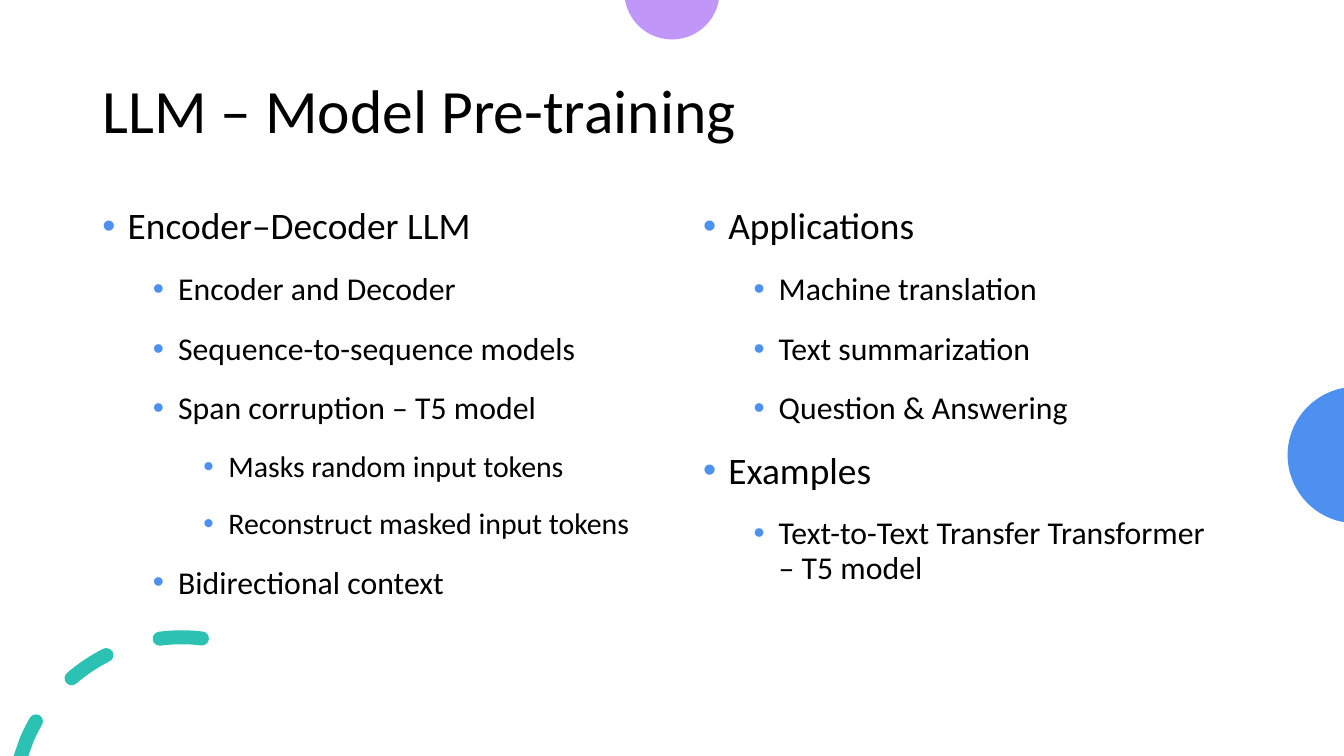
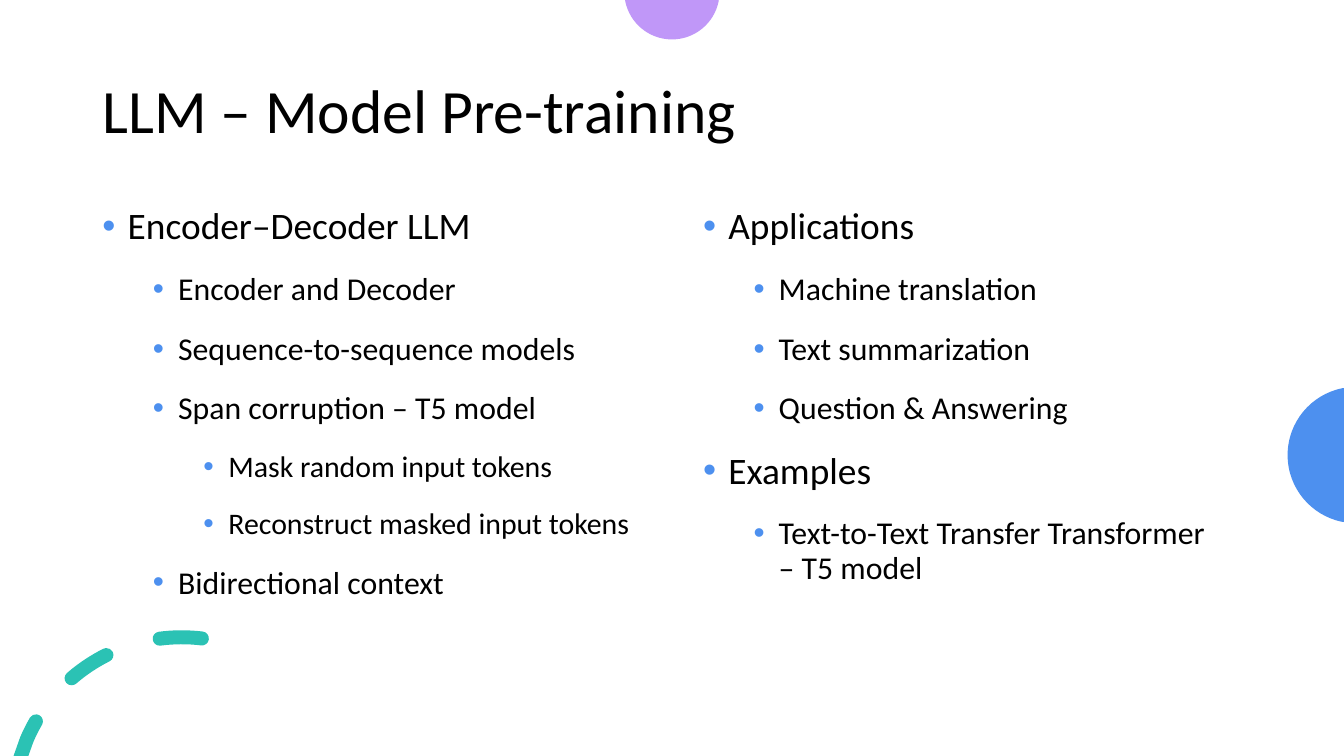
Before and after one commit to look4pritam/LargeLanguageModels, a slide deck: slide 57 of Presentations/IUAC-2024/Introduction_to_Large_Language_Models-From_Foundation_to_Real_World_Applications.pptx. Drawn at 1344x756 pixels with LibreOffice and Linux fonts; fonts in the diff are those of the drawing. Boxes give left, top, right and bottom in pixels: in the first picture for what was removed or moved away, otherwise in the second. Text is boxed around its words. In the diff, an @@ line names an element or a change of style, - is before the commit and + after.

```diff
--- a/Presentations/IUAC-2024/Introduction_to_Large_Language_Models-From_Foundation_to_Real_World_Applications.pptx
+++ b/Presentations/IUAC-2024/Introduction_to_Large_Language_Models-From_Foundation_to_Real_World_Applications.pptx
@@ text at box(228, 456, 552, 482): text changed @@
-      • Masks random input tokens
+      • Mask random input tokens
```
Also in this commit, not shown: 1 other slide changed.
